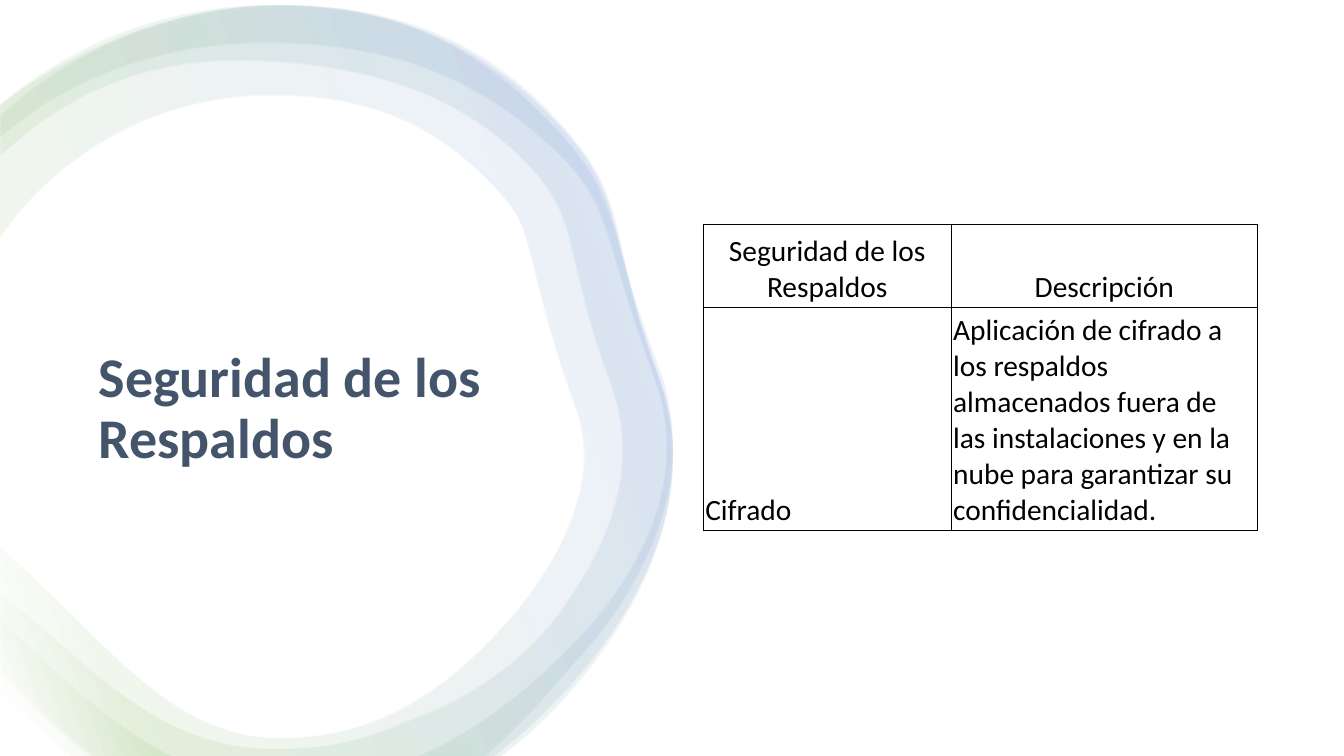
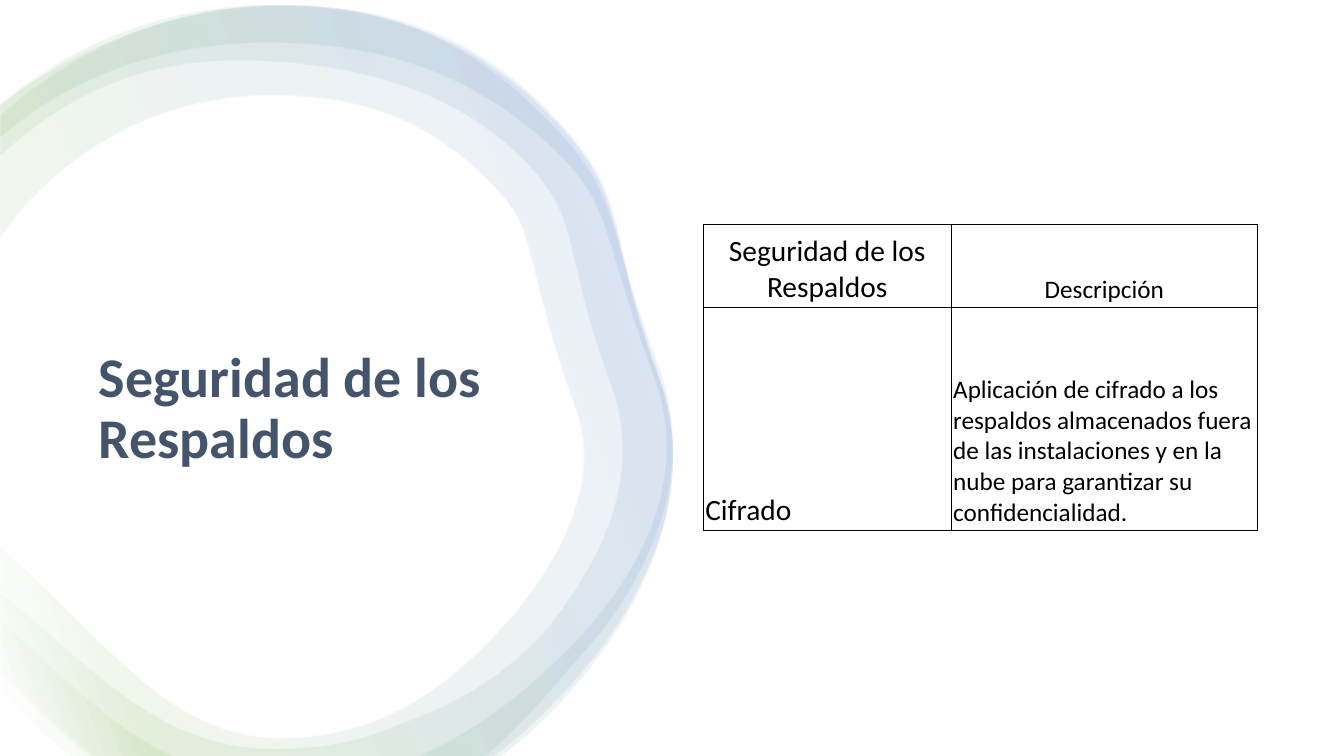
Before and after one commit to eduard165/APIComedor, a slide deck: slide 29 of Docs/Nuevo Presentación de Microsoft PowerPoint.pptx (slide 27 before the commit). Drawn at 1344x756 pixels with LibreOffice and Linux fonts; fonts in the diff are those of the drawing. Boxes give left, top, right and bottom in pixels: in the first picture for what was removed or moved away, otherwise in the second. Text is boxed around its words. In the diff, an @@ line names an element or a change of style, - is before the commit and + after.

```diff
--- a/Docs/Nuevo Presentación de Microsoft PowerPoint.pptx
+++ b/Docs/Nuevo Presentación de Microsoft PowerPoint.pptx
@@ table at (x1=704, y1=225, x2=1258, y2=530) @@
@@ size 21 to 18 pt in "Descripción", "Aplicación de cifrado a los respaldos almacenados ..." @@
```
Also in this commit, not shown: 8 other slides changed, 2 slides added, 2 other files.
